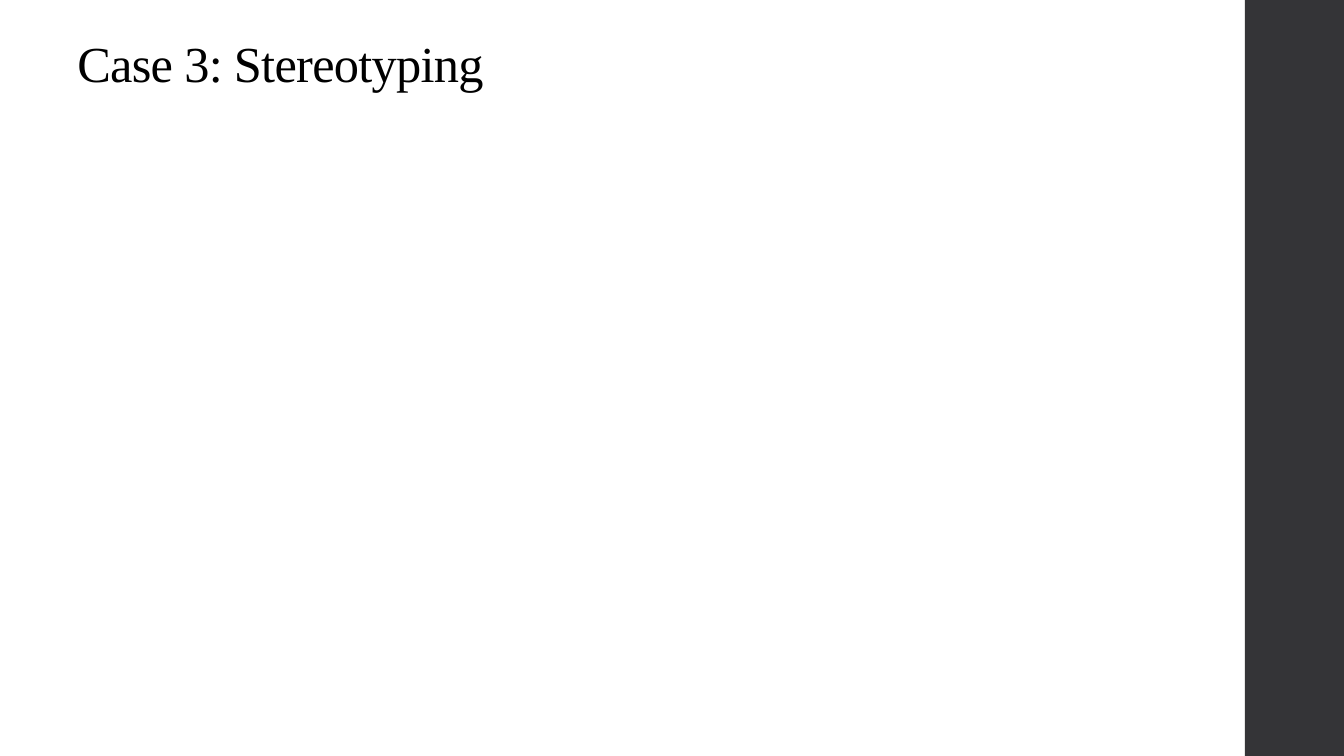
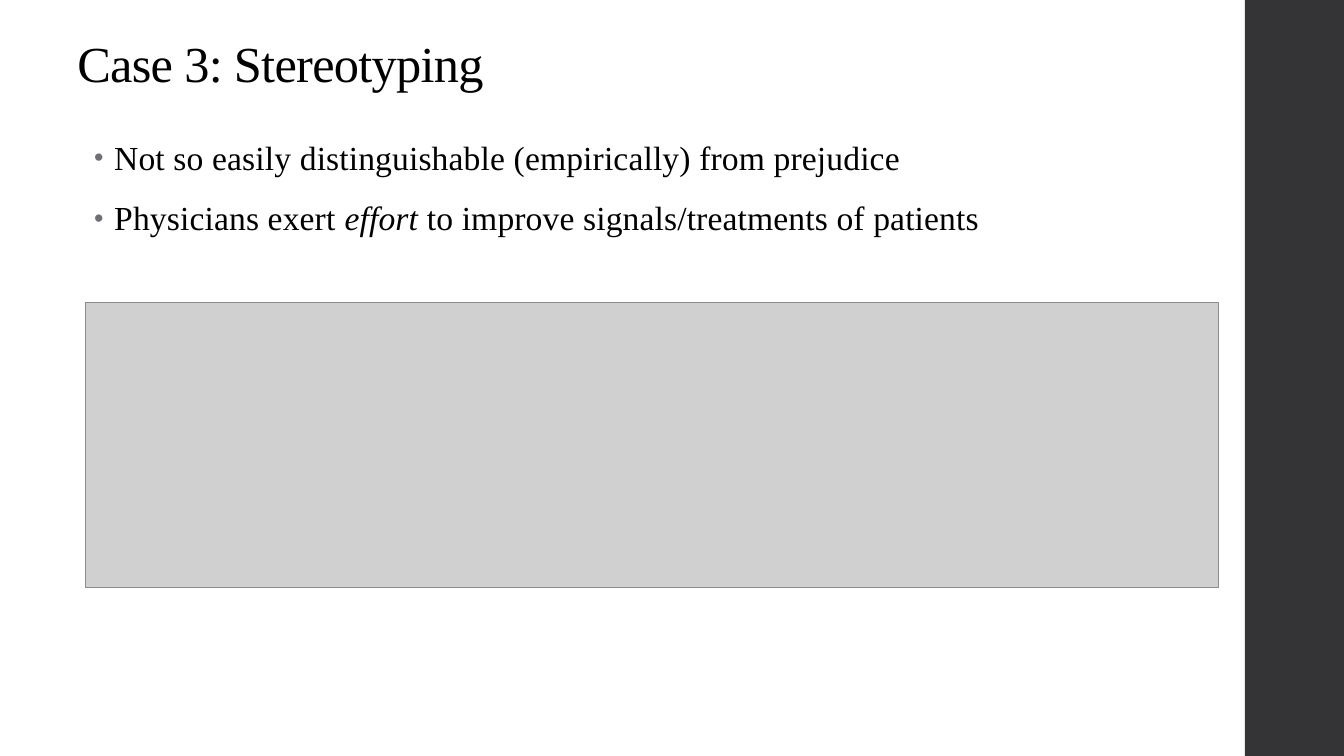
Before and after one commit to alex-hoagland/HAD6750H, a slide deck: slide 29 of Lecture08_HealthEquity/L8Slides_HealthEquity_2023W.pptx (slide 23 before the commit). Drawn at 1344x756 pixels with LibreOffice and Linux fonts; fonts in the diff are those of the drawing; grey boxes stand for pictures. Boxes give left, top, right and bottom in pixels: in the first picture for what was removed or moved away, otherwise in the second. Text is boxed around its words. In the diff, an @@ line names an element or a change of style, - is before the commit and + after.

```diff
--- a/Lecture08_HealthEquity/L8Slides_HealthEquity_2023W.pptx
+++ b/Lecture08_HealthEquity/L8Slides_HealthEquity_2023W.pptx
@@ text added at <box>114,146,978,237</box>, 24 pt, text #000000 @@
+• Not so easily distinguishable (empirically) from prejudice
+• Physicians exert effort to improve signals/treatments of patients
@@ picture added at <box>86,302,1219,588</box> @@
```
Also in this commit, not shown: 7 other slides changed, 6 slides added, 1 slide removed, 2 other files.
